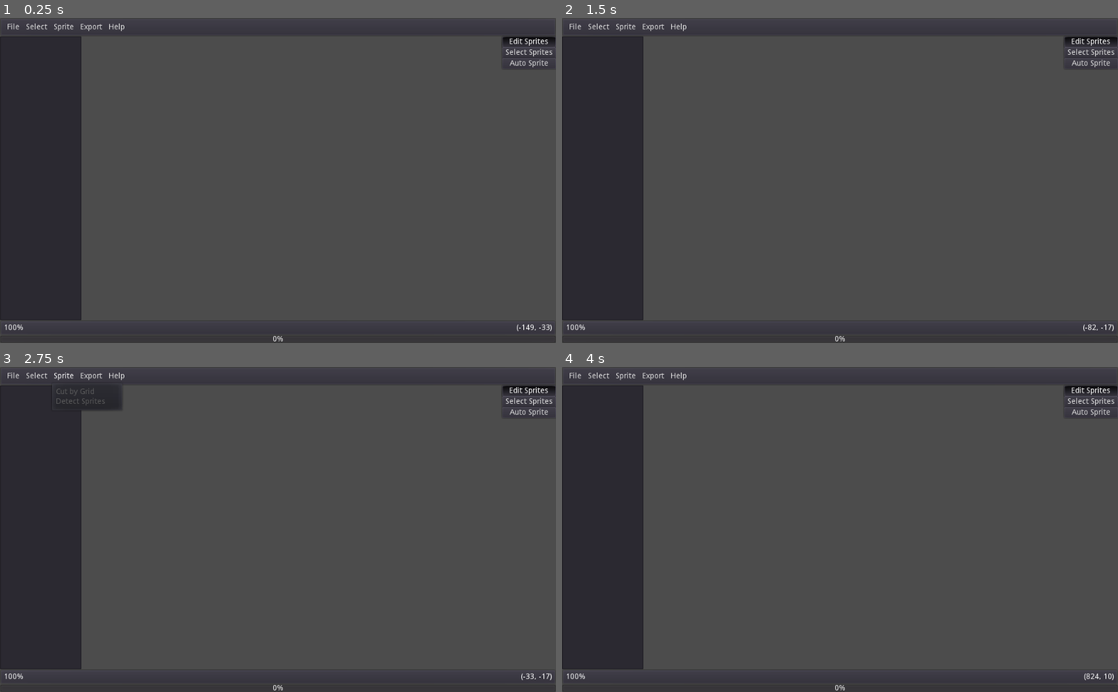
Above: before the commit, frames 1-4 (two rows, left to right).
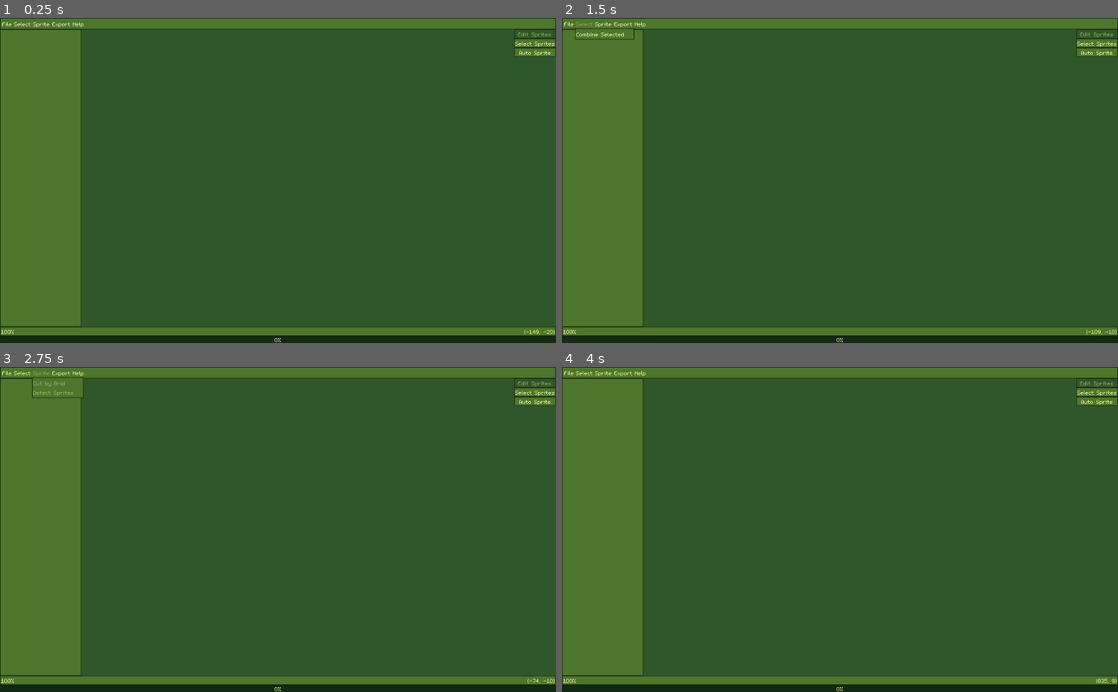
Above: after the commit, the same moments.

Repository: ShatReal/spritter
Game: Godot game, scene res://scenes/main/main.tscn
Same seed, same stepped clock (60 frames per second), same inputs: the game is played once before the commit and once after it.
Inputs:
- Up to frame 1 (0.25 s): no input
- Up to frame 2 (1.5 s): click "File" at 0.5 s; click "Select" at 1.25 s
- Up to frame 3 (2.75 s): click "Sprite" at 2 s
- Up to frame 4 (4 s): click "Export" at 2.75 s; click "Edit Sprites" at 3.5 s

The runs differ from the first frame. In frame 1, 100% of the frame differs, in the area x 0-100%, y 0-100%; in frame 2, 100%; in frame 3, 100%; in frame 4, 100%.

Commit message:
add theme

Diff:
--- /dev/null
+++ b/resources/main_theme.tres
@@ -0,0 +1,134 @@
+[gd_resource type="Theme" load_steps=15 format=2]
+
+[ext_resource path="res://fonts/m5x7.ttf" type="DynamicFontData" id=1]
+
+[sub_resource type="StyleBoxFlat" id=4]
+content_margin_left = 2.0
+content_margin_right = 2.0
+content_margin_top = 2.0
+content_margin_bottom = 2.0
+bg_color = Color( 0.192157, 0.341176, 0.172549, 1 )
+border_width_left = 1
+border_width_top = 1
+border_width_right = 1
+border_width_bottom = 1
+border_color = Color( 0.0745098, 0.164706, 0.0745098, 1 )
+
+[sub_resource type="StyleBoxFlat" id=3]
+content_margin_left = 2.0
+content_margin_right = 2.0
+content_margin_top = 2.0
+content_margin_bottom = 2.0
+bg_color = Color( 0.564706, 0.662745, 0.333333, 1 )
+border_width_left = 1
+border_width_top = 1
+border_width_right = 1
+border_width_bottom = 1
+border_color = Color( 0.0745098, 0.164706, 0.0745098, 1 )
+
+[sub_resource type="StyleBoxFlat" id=2]
+content_margin_left = 2.0
+content_margin_right = 2.0
+content_margin_top = 2.0
+content_margin_bottom = 2.0
+bg_color = Color( 0.309804, 0.466667, 0.176471, 1 )
+border_width_left = 1
+border_width_top = 1
+border_width_right = 1
+border_width_bottom = 1
+border_color = Color( 0.0745098, 0.164706, 0.0745098, 1 )
+
+[sub_resource type="StyleBoxFlat" id=7]
+bg_color = Color( 0.309804, 0.466667, 0.176471, 1 )
+
+[sub_resource type="StyleBoxFlat" id=8]
+bg_color = Color( 0.564706, 0.662745, 0.333333, 1 )
+
+[sub_resource type="StyleBoxFlat" id=9]
+bg_color = Color( 0.192157, 0.341176, 0.172549, 1 )
+
+[sub_resource type="StyleBoxFlat" id=11]
+content_margin_top = 4.0
+content_margin_bottom = 4.0
+bg_color = Color( 0.0745098, 0.164706, 0.0745098, 1 )
+
+[sub_resource type="StyleBoxEmpty" id=10]
+
+[sub_resource type="StyleBoxEmpty" id=12]
+
+[sub_resource type="StyleBoxFlat" id=5]
+bg_color = Color( 0.92549, 0.952941, 0.619608, 0.501961 )
+border_width_left = 1
+border_width_top = 1
+border_width_right = 1
+border_width_bottom = 1
+border_color = Color( 0.0745098, 0.164706, 0.0745098, 1 )
+expand_margin_left = 1.0
+expand_margin_right = 1.0
+expand_margin_top = 1.0
+expand_margin_bottom = 1.0
+
+[sub_resource type="StyleBoxFlat" id=6]
+content_margin_left = 4.0
+content_margin_right = 4.0
+bg_color = Color( 0.0745098, 0.164706, 0.0745098, 1 )
+
+[sub_resource type="StyleBoxFlat" id=13]
+content_margin_left = 2.0
+content_margin_right = 2.0
+content_margin_top = 2.0
+content_margin_bottom = 2.0
+bg_color = Color( 0.309804, 0.466667, 0.176471, 1 )
+border_width_left = 1
+border_width_top = 1
+border_width_right = 1
+border_width_bottom = 1
+border_color = Color( 0.0745098, 0.164706, 0.0745098, 1 )
+expand_margin_top = 20.0
+
+[sub_resource type="DynamicFont" id=1]
+font_data = ExtResource( 1 )
+
+[resource]
+default_font = SubResource( 1 )
+Button/colors/font_color = Color( 0.92549, 0.952941, 0.619608, 1 )
+Button/colors/font_color_hover = Color( 1, 1, 1, 1 )
+Button/colors/font_color_pressed = Color( 0.564706, 0.662745, 0.333333, 1 )
+Button/styles/disabled = SubResource( 4 )
+Button/styles/hover = SubResource( 3 )
+Button/styles/normal = SubResource( 2 )
+Button/styles/pressed = SubResource( 4 )
+HScrollBar/styles/grabber = SubResource( 7 )
+HScrollBar/styles/grabber_highlight = SubResource( 8 )
+HScrollBar/styles/grabber_pressed = SubResource( 9 )
+HScrollBar/styles/scroll = SubResource( 11 )
+HScrollBar/styles/scroll_focus = SubResource( 10 )
+Label/colors/font_color = Color( 0.92549, 0.952941, 0.619608, 1 )
+LineEdit/colors/font_color = Color( 0.92549, 0.952941, 0.619608, 1 )
+LineEdit/colors/font_color_selected = Color( 0.0745098, 0.164706, 0.0745098, 1 )
+LineEdit/colors/selection_color = Color( 1, 1, 1, 1 )
+LineEdit/styles/focus = SubResource( 12 )
+LineEdit/styles/normal = SubResource( 2 )
+Panel/styles/panel = SubResource( 2 )
+PanelContainer/styles/panel = SubResource( 2 )
+PopupMenu/colors/font_color = Color( 0.92549, 0.952941, 0.619608, 1 )
+PopupMenu/colors/font_color_disabled = Color( 0.92549, 0.952941, 0.619608, 0.501961 )
+PopupMenu/colors/font_color_hover = Color( 1, 1, 1, 1 )
+PopupMenu/styles/hover = SubResource( 5 )
+PopupMenu/styles/panel = SubResource( 2 )
+ProgressBar/colors/font_color = Color( 0.92549, 0.952941, 0.619608, 1 )
+ProgressBar/styles/bg = SubResource( 6 )
+ProgressBar/styles/fg = SubResource( 7 )
+RichTextLabel/colors/default_color = Color( 0.92549, 0.952941, 0.619608, 1 )
+Tree/colors/font_color = Color( 0.92549, 0.952941, 0.619608, 1 )
+Tree/colors/font_color_selected = Color( 1, 1, 1, 1 )
+Tree/styles/bg = SubResource( 2 )
+Tree/styles/selected = SubResource( 5 )
+Tree/styles/selected_focus = SubResource( 5 )
+VScrollBar/styles/grabber = SubResource( 7 )
+VScrollBar/styles/grabber_highlight = SubResource( 8 )
+VScrollBar/styles/grabber_pressed = SubResource( 9 )
+VScrollBar/styles/scroll = SubResource( 6 )
+VScrollBar/styles/scroll_focus = SubResource( 10 )
+WindowDialog/colors/title_color = Color( 0.92549, 0.952941, 0.619608, 1 )
+WindowDialog/styles/panel = SubResource( 13 )
--- a/resources/sprite_outline_group.tres
+++ /dev/null
@@ -1,4 +0,0 @@
-[gd_resource type="ButtonGroup" format=2]
-
-[resource]
-resource_local_to_scene = false
--- a/scenes/autoloads/util.gd
+++ b/scenes/autoloads/util.gd
@@ -33,3 +33,9 @@
 		max(vec1.x, vec2.x),
 		max(vec1.y, vec2.y)
 	)
+
+
+func remove_file_extension(file: String) -> String:
+	var arr := file.split(".")
+	arr.remove(arr.size() - 1)
+	return arr.join(".")
--- a/scenes/main/main.gd
+++ b/scenes/main/main.gd
@@ -107,6 +107,7 @@
 			file_dialog.mode = FileDialog.MODE_SAVE_FILE
 			file_dialog.filters = PoolStringArray(["*.spritter"])
 			file_action = "save"
+			file_dialog.current_file = Util.remove_file_extension(file_dialog.current_file)
 			file_dialog.popup()
 	elif event.is_action_pressed("select_all"):
 		for node in get_tree().get_nodes_in_group("sprite_outline"):
@@ -342,18 +343,15 @@
 		history_index -= 1
 
 
-func load_image(d = null) -> void:
-	if d:
-		image = d
-	else:
+func load_image(path := "", d = null) -> void:
+	if path:
 		image = Image.new()
-		if image.load(save_path) != OK:
+		if image.load(path) != OK:
 			show_note("Error loading image!")
 			return
+	else:
+		image = d
 	close_image()
-	var arr := save_path.get_file().split(".")
-	arr.remove(arr.size() -1)
-	image_name = arr.join(".")
 	image_size = image.get_size()
 	image_data = image.get_data()
 	for i in select_button.get_popup().get_item_count():
@@ -420,7 +418,9 @@
 		is_drawing = false
 		if action == "select_sprites":
 			return
-		sprites[current_being_created_uid].outline.set_preview(false)
+		if current_being_created_uid != -1:
+			sprites[current_being_created_uid].outline.set_preview(false)
+			current_being_created_uid = -1
 	elif event.is_action_pressed("click") and Rect2(Vector2.ZERO, image_size).has_point(mouse) and action == "auto_sprite":
 		if not Input.is_action_pressed("shift"):
 			for button in get_tree().get_nodes_in_group("sprite_outline"):
@@ -486,7 +486,6 @@
 	sprites = {}
 	history = []
 	history_index = -1
-	save_path = ""
 	tree.hide_root = true
 
 
@@ -498,6 +497,7 @@
 					file_dialog.mode = FileDialog.MODE_OPEN_FILE
 					file_action = "open"
 					file_dialog.filters = PoolStringArray(["*.png"])
+					file_dialog.current_file = Util.remove_file_extension(file_dialog.current_file)
 					file_dialog.popup()
 				1:
 					close_image()
@@ -505,11 +505,13 @@
 					file_dialog.mode = FileDialog.MODE_SAVE_FILE
 					file_dialog.filters = PoolStringArray(["*.spritter"])
 					file_action = "save"
+					file_dialog.current_file = Util.remove_file_extension(file_dialog.current_file)
 					file_dialog.popup()
 				3:
 					file_dialog.mode = FileDialog.MODE_OPEN_FILE
 					file_dialog.filters = PoolStringArray(["*.spritter"])
 					file_action = "load"
+					file_dialog.current_file = Util.remove_file_extension(file_dialog.current_file)
 					file_dialog.popup()
 		"SelectButton":
 			match id:
@@ -652,7 +654,7 @@
 
 
 func on_sheet_loaded(i_data: Image, sprite_data: Array) -> void:
-	load_image(i_data)
+	load_image("", i_data)
 	for sprite in sprite_data:
 		make_sprite_outline(sprite.rect.position, sprite.rect.size, sprite.name, false, sprite.uid, sprite.index)
 
@@ -662,11 +664,14 @@
 
 
 func _on_FileDialog_file_selected(path: String) -> void:
-	save_path = path
+	image_name = Util.remove_file_extension(path.get_file())
 	match file_action:
 		"open":
-			load_image()
+			save_path = ""
+			load_image(path)
 		"save":
+			save_path = path
 			SaveLoad.save_sheet(path, image, sprites)
 		"load":
+			save_path = path
 			SaveLoad.load_sheet(path)
--- a/scenes/main/main.tscn
+++ b/scenes/main/main.tscn
@@ -1,5 +1,6 @@
-[gd_scene load_steps=4 format=2]
-
+[gd_scene load_steps=5 format=2]
+
+[ext_resource path="res://resources/main_theme.tres" type="Theme" id=1]
 [ext_resource path="res://scenes/main/main.gd" type="Script" id=2]
 [ext_resource path="res://images/transparent.png" type="Texture" id=3]
 
@@ -8,97 +9,107 @@
 [node name="Main" type="Control"]
 anchor_right = 1.0
 anchor_bottom = 1.0
+theme = ExtResource( 1 )
 script = ExtResource( 2 )
 __meta__ = {
 "_edit_lock_": true
 }
 
-[node name="Layout" type="VBoxContainer" parent="."]
-anchor_right = 1.0
-anchor_bottom = 1.0
-custom_constants/separation = 0
+[node name="ColorRect" type="ColorRect" parent="."]
+anchor_right = 1.0
+anchor_bottom = 1.0
+color = Color( 0.192157, 0.341176, 0.172549, 1 )
 __meta__ = {
 "_edit_lock_": true
 }
 
+[node name="Layout" type="VBoxContainer" parent="."]
+anchor_right = 1.0
+anchor_bottom = 1.0
+custom_constants/separation = 0
+__meta__ = {
+"_edit_lock_": true
+}
+
 [node name="TopBar" type="PanelContainer" parent="Layout"]
 margin_right = 1024.0
-margin_bottom = 34.0
+margin_bottom = 21.0
 
 [node name="Buttons" type="HBoxContainer" parent="Layout/TopBar"]
-margin_left = 7.0
-margin_top = 7.0
-margin_right = 1017.0
-margin_bottom = 27.0
+margin_left = 2.0
+margin_top = 2.0
+margin_right = 1022.0
+margin_bottom = 19.0
 custom_constants/separation = 0
 
 [node name="FileButton" type="MenuButton" parent="Layout/TopBar/Buttons"]
 unique_name_in_owner = true
-margin_right = 35.0
-margin_bottom = 20.0
+margin_right = 22.0
+margin_bottom = 17.0
 text = "File"
 items = [ "Open File", null, 0, false, false, 0, 0, null, "", false, "Close File", null, 0, false, true, 1, 0, null, "", false, "Save", null, 0, false, true, 2, 0, null, "", false, "Load", null, 0, false, false, 3, 0, null, "", false ]
 switch_on_hover = true
 
 [node name="SelectButton" type="MenuButton" parent="Layout/TopBar/Buttons"]
 unique_name_in_owner = true
-margin_left = 35.0
-margin_right = 86.0
-margin_bottom = 20.0
+margin_left = 22.0
+margin_right = 57.0
+margin_bottom = 17.0
 text = "Select"
 items = [ "Combine Selected", null, 0, false, false, 0, 0, null, "", false ]
+switch_on_hover = true
 
 [node name="SpriteButton" type="MenuButton" parent="Layout/TopBar/Buttons"]
 unique_name_in_owner = true
-margin_left = 86.0
-margin_right = 135.0
-margin_bottom = 20.0
+margin_left = 57.0
+margin_right = 92.0
+margin_bottom = 17.0
 text = "Sprite"
 items = [ "Cut by Grid", null, 0, false, false, 0, 0, null, "", false, "Detect Sprites", null, 0, false, false, 1, 0, null, "", false ]
 switch_on_hover = true
 
 [node name="ExportButton" type="MenuButton" parent="Layout/TopBar/Buttons"]
 unique_name_in_owner = true
-margin_left = 135.0
-margin_right = 187.0
-margin_bottom = 20.0
+margin_left = 92.0
+margin_right = 130.0
+margin_bottom = 17.0
 text = "Export"
-items = [ "Export as Individual Images", null, 0, false, false, 0, 0, null, "", false ]
+items = [ "Export as Individual Sprites", null, 0, false, false, 0, 0, null, "", false ]
 switch_on_hover = true
 
 [node name="HelpButton" type="MenuButton" parent="Layout/TopBar/Buttons"]
 unique_name_in_owner = true
-margin_left = 187.0
-margin_right = 229.0
-margin_bottom = 20.0
+margin_left = 130.0
+margin_right = 155.0
+margin_bottom = 17.0
 text = "Help"
 items = [ "Help", null, 0, false, false, 0, 0, null, "", false, "Credits", null, 0, false, false, 1, 0, null, "", false ]
 switch_on_hover = true
 
 [node name="Main" type="HBoxContainer" parent="Layout"]
-margin_top = 34.0
-margin_right = 1024.0
-margin_bottom = 558.0
+margin_top = 21.0
+margin_right = 1024.0
+margin_bottom = 570.0
 size_flags_vertical = 3
 custom_constants/separation = 0
 
 [node name="Tree" type="Tree" parent="Layout/Main"]
 margin_right = 150.0
-margin_bottom = 524.0
+margin_bottom = 549.0
 rect_min_size = Vector2( 150, 0 )
 select_mode = 2
 
 [node name="Scroll" type="ScrollContainer" parent="Layout/Main"]
 margin_left = 150.0
-margin_right = 925.0
-margin_bottom = 524.0
+margin_right = 947.0
+margin_bottom = 549.0
 mouse_filter = 2
 size_flags_horizontal = 3
 size_flags_vertical = 3
 
 [node name="Images" type="Control" parent="Layout/Main/Scroll"]
-margin_right = 775.0
-margin_bottom = 524.0
+margin_right = 797.0
+margin_bottom = 549.0
 size_flags_horizontal = 3
 size_flags_vertical = 3
 
@@ -112,14 +123,14 @@
 mouse_filter = 0
 
 [node name="Sidebar" type="VBoxContainer" parent="Layout/Main"]
-margin_left = 925.0
-margin_right = 1024.0
-margin_bottom = 524.0
+margin_left = 947.0
+margin_right = 1024.0
+margin_bottom = 549.0
 custom_constants/separation = 0
 
 [node name="EditSprites" type="Button" parent="Layout/Main/Sidebar"]
-margin_right = 99.0
-margin_bottom = 20.0
+margin_right = 77.0
+margin_bottom = 17.0
 focus_mode = 0
 toggle_mode = true
 pressed = true
@@ -127,50 +138,50 @@
 text = "Edit Sprites"
 
 [node name="SelectSprites" type="Button" parent="Layout/Main/Sidebar"]
-margin_top = 20.0
-margin_right = 99.0
-margin_bottom = 40.0
+margin_top = 17.0
+margin_right = 77.0
+margin_bottom = 34.0
 focus_mode = 0
 toggle_mode = true
 group = SubResource( 1 )
 text = "Select Sprites"
 
 [node name="AutoSprite" type="Button" parent="Layout/Main/Sidebar"]
-margin_top = 40.0
-margin_right = 99.0
-margin_bottom = 60.0
+margin_top = 34.0
+margin_right = 77.0
+margin_bottom = 51.0
 focus_mode = 0
 toggle_mode = true
 group = SubResource( 1 )
 text = "Auto Sprite"
 
 [node name="BottomBar" type="PanelContainer" parent="Layout"]
-margin_top = 558.0
-margin_right = 1024.0
-margin_bottom = 586.0
+margin_top = 570.0
+margin_right = 1024.0
+margin_bottom = 587.0
 
 [node name="HBox" type="HBoxContainer" parent="Layout/BottomBar"]
-margin_left = 7.0
-margin_top = 7.0
-margin_right = 1017.0
-margin_bottom = 21.0
+margin_left = 2.0
+margin_top = 2.0
+margin_right = 1022.0
+margin_bottom = 15.0
 custom_constants/separation = 0
 
 [node name="Zoom" type="Label" parent="Layout/BottomBar/HBox"]
-margin_right = 40.0
-margin_bottom = 14.0
+margin_right = 29.0
+margin_bottom = 13.0
 text = "100% "
 
 [node name="MousePos" type="Label" parent="Layout/BottomBar/HBox"]
-margin_left = 978.0
-margin_right = 1010.0
-margin_bottom = 14.0
+margin_left = 994.0
+margin_right = 1020.0
+margin_bottom = 13.0
 size_flags_horizontal = 10
 text = "(0, 0)"
 align = 2
 
 [node name="ProgressBar" type="ProgressBar" parent="Layout"]
-margin_top = 586.0
+margin_top = 587.0
 margin_right = 1024.0
 margin_bottom = 600.0
 
@@ -250,12 +261,14 @@
 Lead Dev Exuin (Emily2)
 Code from Wasted, KamiGrave
 Name, mascot from L4Vo5
-Based on code from [url=https://github.com/ForkandBeard/Alferd-Spritesheet-Unpacker]Alferd Spritesheet Unpacker[/url][/center]"
+Based on code from [url=https://github.com/ForkandBeard/Alferd-Spritesheet-Unpacker]Alferd Spritesheet Unpacker[/url]
+Font - [url=https://managore.itch.io/m5x7]m5x7[/url][/center]"
 text = "Credits
 Lead Dev Exuin (Emily2)
 Code from Wasted, KamiGrave
 Name, mascot from L4Vo5
-Based on code from Alferd Spritesheet Unpacker"
+Based on code from Alferd Spritesheet Unpacker
+Font - m5x7"
 
 [node name="Cut" type="PopupPanel" parent="."]
 anchor_left = 0.5
Binary file added: fonts/m5x7.ttf
